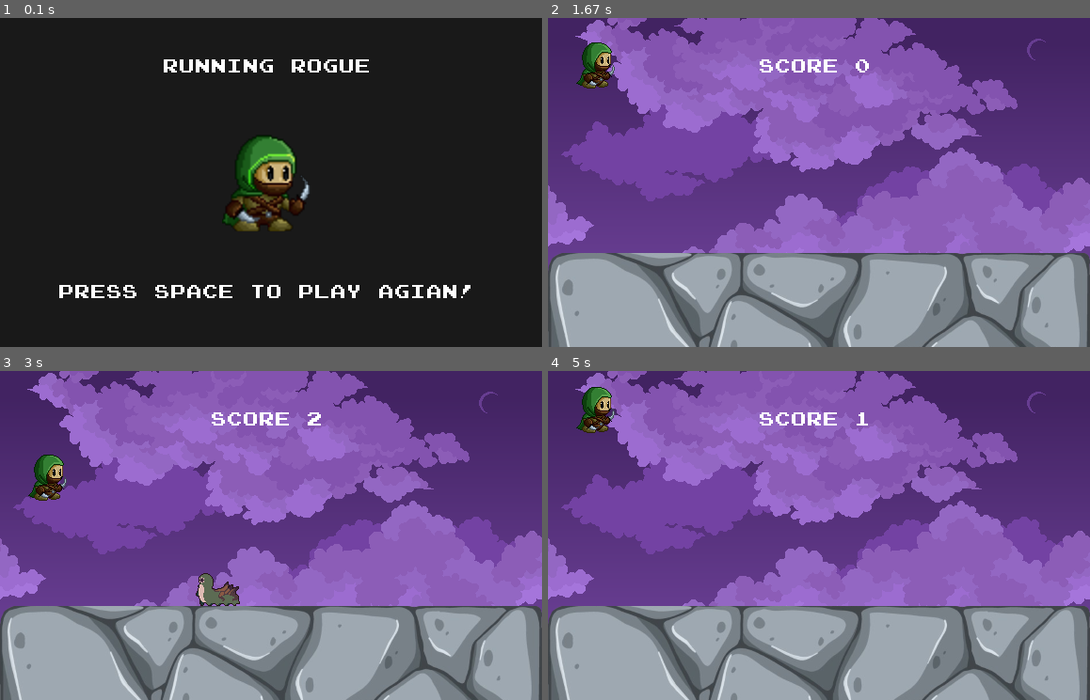
Above: before the commit, frames 1-4 (two rows, left to right).
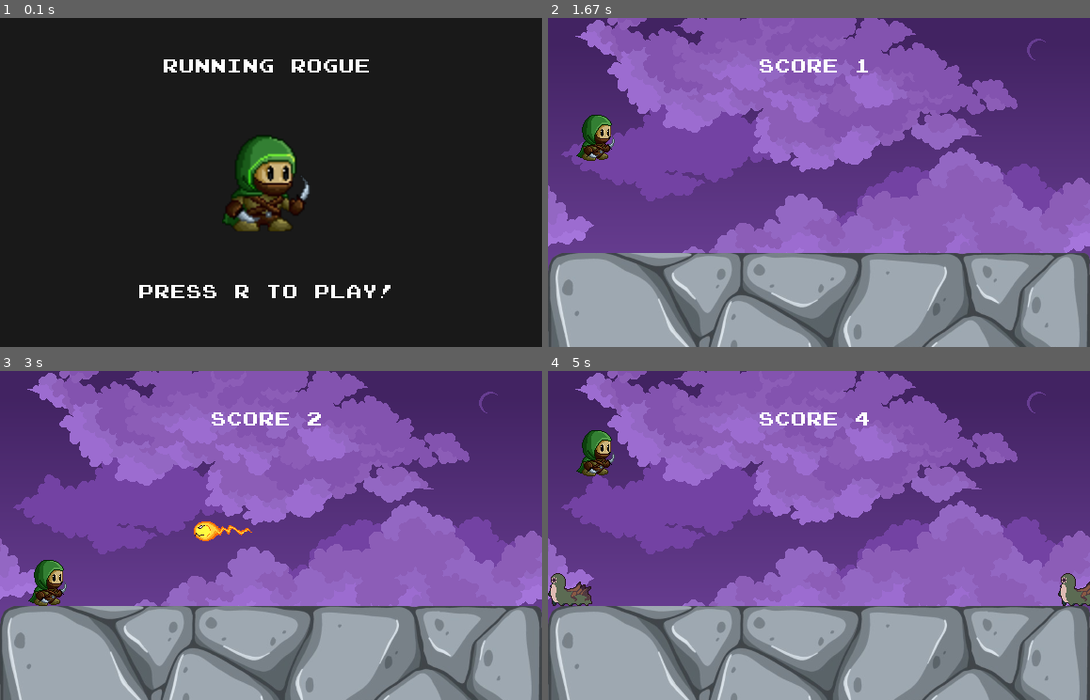
Above: after the commit, the same moments.

Repository: shaheercodes-allday/firstpygame
Game: pygame game, started from main.py
Two runs of this game, one before a commit and one after it. Both use one fixed random seed, a clock stepped at 60 frames per second and the inputs below.
Inputs:
- Up to frame 1 (0.1 s): no input
- Up to frame 2 (1.67 s): hold R 0.33-0.8 s; tap Space at 0.83, 1.23, 1.53 s
- Up to frame 3 (3 s): tap Space at 2.07, 2.37, 2.57, 2.87 s
- Up to frame 4 (5 s): tap Space at 3.13, 3.47, 3.77, 3.9, 4.3, 4.6, 4.97 s

The runs differ from the first frame. In frame 1, 1.3% of the frame differs, in the area x 10-87%, y 81-86%; in frame 2, 1.4%; in frame 3, 2.2%; in frame 4, 2.3%, in the area x 0-100%, y 4-72%.

Commit message:
Add player walk animation . A new enemy (Flame)

Diff:
--- a/main.py
+++ b/main.py
@@ -14,13 +14,23 @@
 def update_obstacles(ol):
     if ol:
         for o in ol:
-            screen.blit(centipede_surface, o)
-            o.x -= 5
+            if o.bottom == 250:
+                screen.blit(centipede_surface, o)
+                o.x -= 6
+            else:
+                screen.blit(flame_surface, o)
+                o.x -= 7
 
         ol = [x for x in ol if x.x > -100]
         return ol
     else:
         return []
+
+def rogue_walk_animate():
+    global rogue_surface, rogue_walk_idx
+    rogue_walk_idx += 0.2
+    if rogue_walk_idx >= len(rogue_walk): rogue_walk_idx = 0
+    rogue_surface = rogue_walk[int(rogue_walk_idx)]
 
 # Constants
 # Frame Per Second to ensure the game won't run too fast
@@ -43,10 +53,27 @@
 sky_surface = pygame.image.load("graphics/purple-sky.png")
 ground_surface = pygame.image.load("graphics/ground.png")
 
-rogue_surface = pygame.image.load("characters/Rogue/Walk/walk1.png")
+rogue_walk1 = pygame.image.load("characters/Rogue/Walk/walk1.png")
+rogue_walk2 = pygame.image.load("characters/Rogue/Walk/walk2.png")
+# rogue_walk3 = pygame.image.load("characters/Rogue/Walk/walk3.png")
+# rogue_walk4 = pygame.image.load("characters/Rogue/Walk/walk4.png")
+rogue_walk5 = pygame.image.load("characters/Rogue/Walk/walk5.png")
+rogue_walk6 = pygame.image.load("characters/Rogue/Walk/walk6.png")
+
+rogue_walk = [
+    rogue_walk1,
+    rogue_walk2,
+    # rogue_walk3,
+    # rogue_walk4,
+    rogue_walk5,
+    rogue_walk6
+]
+
+rogue_walk_idx = 0
 # Create rectangle and bind it to the rogue_surface
 # to control positioning more easily
-rogue_rect = rogue_surface.get_rect(bottomleft = (30, 250))
+rogue_surface = rogue_walk[rogue_walk_idx]
+rogue_rect = rogue_walk[rogue_walk_idx].get_rect(bottomleft = (30, 250))
 
 rogue_stand = pygame.image.load("characters/Rogue/rogue.png")
 rogue_stand = pygame.transform.rotozoom(rogue_stand, 0, 2)
@@ -55,20 +82,19 @@
 player_gravity = 0
 
 centipede_surface = pygame.image.load("characters/Centipede.png")
-centipede_rect = centipede_surface.get_rect(bottomright = (420, 250))
+flame_surface = pygame.image.load("characters/Flame.png")
 
 game_title = font.render("Running Rogue", False, "white")
 game_title_rect = game_title.get_rect(center = (283, 50))
-replay_hint = font.render("Press space to play agian!", False, "white")
+replay_hint = font.render("Press R to Play!", False, "white")
 replay_hint_rect = replay_hint.get_rect(center = (283, 290))
 
 obstacle_timer = pygame.USEREVENT + 1
-pygame.time.set_timer(obstacle_timer, 1600)
+pygame.time.set_timer(obstacle_timer, 1500)
 
 obstacle_list = []
 
 game_active = False
-centipede_speed = 4
 
 while True:
     # The event loop
@@ -80,11 +106,16 @@
         if game_active:
             if event.type == pygame.KEYDOWN:
                 if event.key == pygame.K_SPACE and rogue_rect.bottom >= 250:
-                    player_gravity = -20
+                    player_gravity = -18
             if event.type == obstacle_timer:
-                obstacle_list.append(centipede_surface.get_rect(bottomright = (randint(600, 1000), 250)))
+                obstacle_types = [
+                    centipede_surface.get_rect(bottomright = (randint(600, 1000), 250)),
+                    flame_surface.get_rect(bottomright = (randint(600, 1000), randint(150, 240)))
+                ]
+
+                obstacle_list.append(obstacle_types[randint(0, 1)])
         else:
-            if event.type == pygame.KEYDOWN and event.key == pygame.K_SPACE:
+            if event.type == pygame.KEYDOWN and event.key == pygame.K_r:
                 obstacle_list = []
                 game_active = True
                 START_TIME = pygame.time.get_ticks()
@@ -92,9 +123,13 @@
         # Draw images
     if game_active:
         screen.blit(sky_surface, (0, 0))
+        # screen.fill("black")
         score = display_score()
         screen.blit(ground_surface, (0, 250))
         # Rogue suraface has the position coordinates of its rectangle
+
+        rogue_walk_animate()
+
         screen.blit(rogue_surface, rogue_rect)
 
         # Gravity on player
Binary file added: characters/Flame.png
Binary file changed: characters/Rogue/Walk/walk2.png
Binary file changed: characters/Rogue/Walk/walk3.png
Binary file changed: characters/Rogue/Walk/walk4.png
Binary file changed: characters/Rogue/Walk/walk5.png
Binary file changed: characters/Rogue/Walk/walk6.png
